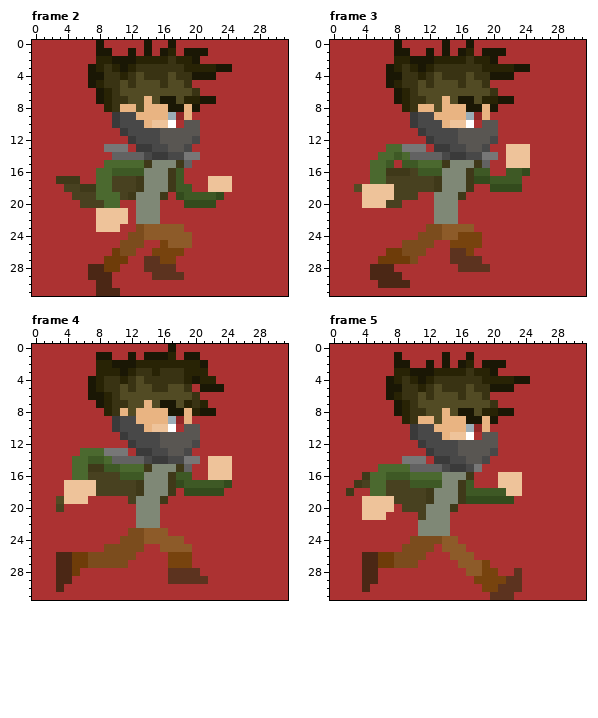
Pixel-art file, stored at Reusable components/Assets/Sprites/Assasin-Runnin.aseprite. That is the earlier state.
32x32 pixels, 10 frames. Colours within 5 levels of each other are drawn and written as one. Shown: frame 2, frame 3, frame 4, frame 5. The commit also changed other frames, which this record leaves out.
The result:
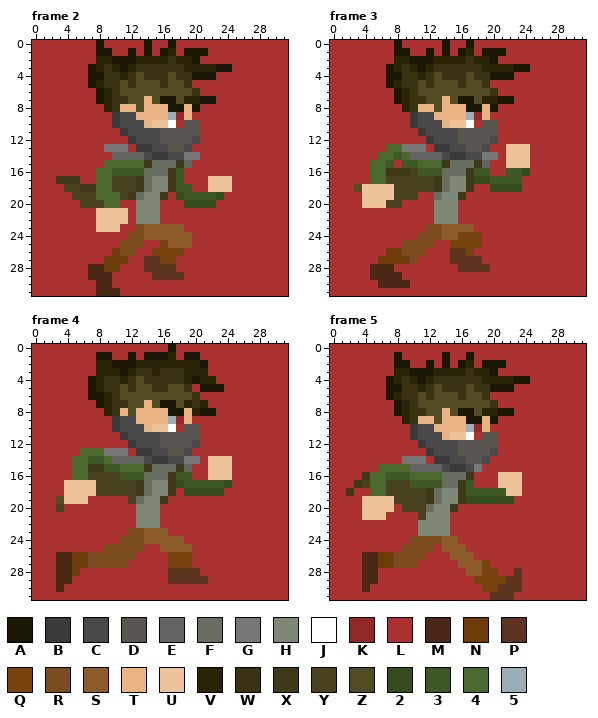
Palette (. is transparent): A #1a1705  B #3a3a3a  C #484848  D #595652  E #626262  F #676e61  G #777777  H #7f8876  J #ffffff  K #912727  L #ac3232  M #4b2715  N #6e3c09  P #5c331f  Q #77430e  R #7b4c1d  S #8d5b29  T #e9b482  U #eec39a  V #282305  W #393313  X #3f3919  Y #484120  Z #524b24  2 #334b1d  3 #3e5925  4 #4b692f  5 #9badb7
Diff:
{"where": "frame 2, layer \"Body\""}
{"frame":2,"y":15,"x":15,"old":"HHH","new":"FFF"}
{"frame":2,"y":16,"x":14,"old":"HHH","new":"FFF"}
{"frame":2,"y":17,"x":14,"old":"H","new":"F"}
{"frame":2,"y":18,"x":14,"old":"H","new":"F"}
{"frame":2,"y":19,"x":13,"old":"H","new":"F"}
{"where": "frame 3, layer \"Body\""}
{"frame":3,"y":15,"x":15,"old":"HHH","new":"FFF"}
{"frame":3,"y":16,"x":14,"old":"HHH","new":"FFF"}
{"frame":3,"y":17,"x":14,"old":"H","new":"F"}
{"frame":3,"y":18,"x":14,"old":"H","new":"F"}
{"frame":3,"y":19,"x":13,"old":"H","new":"F"}
{"where": "frame 4, layer \"Body\""}
{"frame":4,"y":15,"x":15,"old":"HHH","new":"FFF"}
{"frame":4,"y":16,"x":14,"old":"HHH","new":"FFF"}
{"frame":4,"y":17,"x":14,"old":"H","new":"F"}
{"frame":4,"y":18,"x":14,"old":"H","new":"F"}
{"frame":4,"y":19,"x":13,"old":"H","new":"F"}
{"where": "frame 5, layer \"Body\""}
{"frame":5,"y":16,"x":14,"old":"HHH","new":"FFF"}
{"frame":5,"y":17,"x":14,"old":"HH","new":"FF"}
{"frame":5,"y":18,"x":13,"old":"H","new":"F"}
{"frame":5,"y":19,"x":13,"old":"H","new":"F"}
{"frame":5,"y":20,"x":12,"old":"H","new":"F"}
